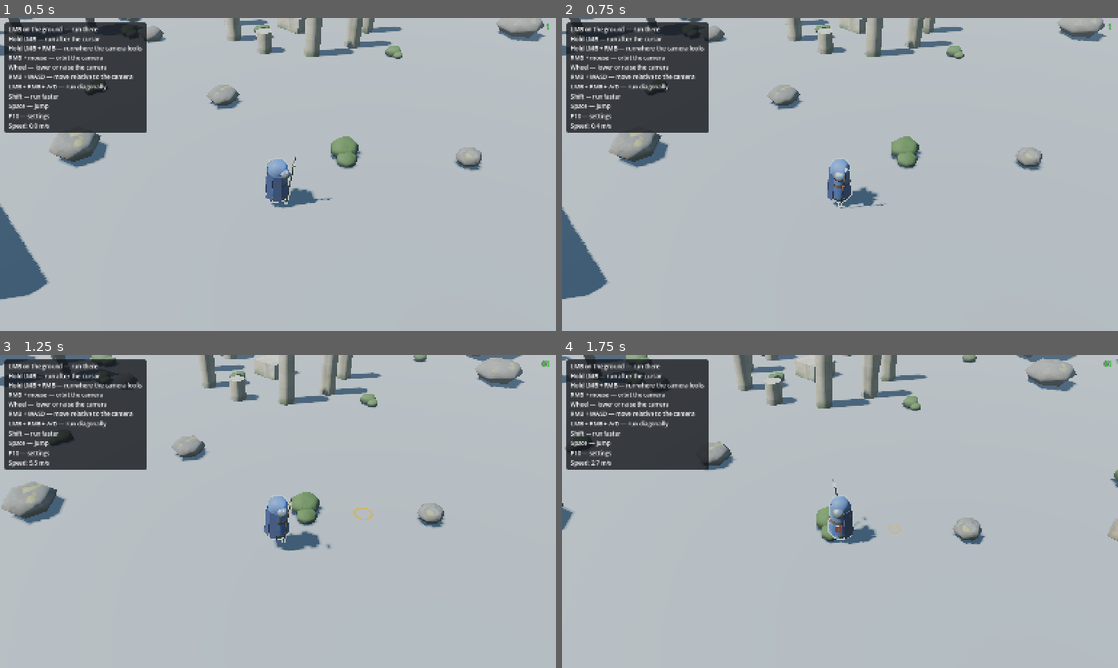
Above: before the commit, frames 1-4 (two rows, left to right).
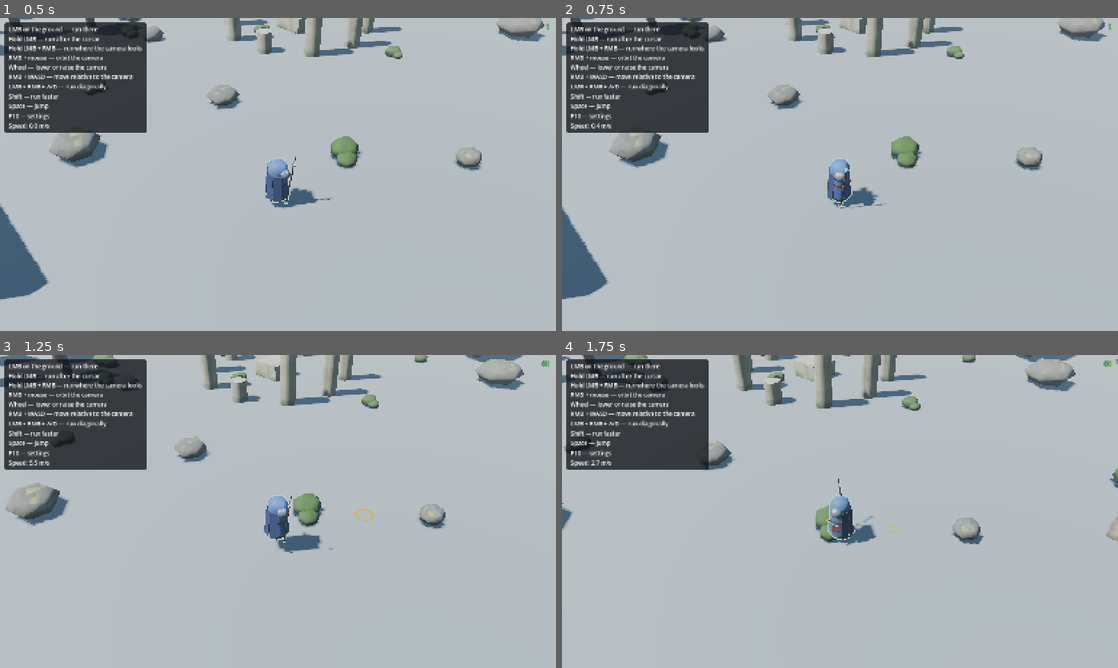
Above: after the commit, the same moments.

Repository: Maxwell-M1/iso_and_orbit_godot
Game: Godot game, scene res://gdscript/main.tscn
Same seed, same stepped clock (60 frames per second), same inputs: the game is played once before the commit and once after it.
Inputs (mouse positions are in pixels of both pictures, inside the frame that each line leads up to):
- Up to frame 1 (0.5 s): no input
- Up to frame 2 (0.75 s): tap Enter at 0.5 s; move the mouse to (962, 158) at 0.52 s; hold D (move_right) from 0.53 s (still down); right-click (962, 158) at 0.6 s; click (962, 158) at 0.67 s
- Up to frame 3 (1.25 s): keep holding D (move_right); tap Space (jump) at 0.77 s
- Up to frame 4 (1.75 s): release D (move_right) at 1.25 s; drag from (728, 527) to (812, 574) at 1.27 s

Frame 1 is identical in both runs. In frame 2, less than 0.1% of the frame differs, in the area x 0-98%, y 0-88%; in frame 3, 2.2%, in the area x 0-95%, y 0-64%; in frame 4, 0.8%.

Commit message:
Turn physics interpolation on by default and add a fullscreen setting
Without interpolation the character and the camera move in 60 Hz ticks.
On a faster monitor this shows, and with the camera following the run
the character wobbles on turns: the camera turns every frame, the
character only every tick. Interpolation is now on in project.godot and
in the settings defaults.

Settings > Display gets a Fullscreen switch (display/fullscreen). It
has no effect inside the editor's Game tab, which the hint says.

Diff:
--- a/gdscript/settings/game_settings.gd
+++ b/gdscript/settings/game_settings.gd
@@ -4,8 +4,8 @@
 ## ([code]GameSettings.LEDGE_GUARD[/code]), so they can be used in [code]match[/code].
 ##
 ## Values are stored in [member path] (a [ConfigFile]; the section and the key are the parts of the name before and
-## after "/"). The class itself applies the engine settings (FPS, V-Sync, physics interpolation, UI scale, language,
-## volume); the scene applies the settings of scene nodes: it reads [method get_value] and listens to
+## after "/"). The class itself applies the engine settings (full screen, FPS, V-Sync, physics interpolation, UI scale,
+## language, volume); the scene applies the settings of scene nodes: it reads [method get_value] and listens to
 ## [signal changed]. This way the game components know nothing about settings.
 ##
 ## A new setting: a constant with the key, a default value in [constant DEFAULTS] and, if the engine applies it,
@@ -47,6 +47,8 @@
 const CAMERA_KEEP_OUT := &"camera/keep_out_of_geometry"
 ## The camera moves closer if an obstacle hides the character (CameraArm.pull_in_on_occlusion).
 const CAMERA_PULL_IN := &"camera/pull_in_on_occlusion"
+## The window takes the whole screen. Inside the editor's Game tab the window mode does not change.
+const FULLSCREEN := &"display/fullscreen"
 const MAX_FPS := &"display/max_fps"
 const VSYNC := &"display/vsync"
 const PHYSICS_INTERPOLATION := &"display/physics_interpolation"
@@ -92,9 +94,10 @@
 	CAMERA_KEEP_AIM: true,
 	CAMERA_KEEP_OUT: true,
 	CAMERA_PULL_IN: false,
+	FULLSCREEN: false,
 	MAX_FPS: 0,  # 0 means no limit
 	VSYNC: false,
-	PHYSICS_INTERPOLATION: false,  # as physics/common/physics_interpolation in project.godot
+	PHYSICS_INTERPOLATION: true,  # as physics/common/physics_interpolation in project.godot
 	SILHOUETTE_OUTLINE: true,
 	UI_SCALE: 75.0,
 	FPS_COUNTER: true,
@@ -188,6 +191,8 @@
 
 func _apply_to_engine(key: StringName, value: Variant) -> void:
 	match key:
+		FULLSCREEN:
+			_apply_fullscreen(value)
 		MAX_FPS, VSYNC:
 			_apply_frame_rate()
 		PHYSICS_INTERPOLATION:
@@ -201,6 +206,14 @@
 			TranslationServer.set_locale(value)
 
 
+## Only switches between full screen and a window: a window that is already maximized stays so at startup.
+static func _apply_fullscreen(on: bool) -> void:
+	var mode := DisplayServer.window_get_mode()
+	var fullscreen := mode in [DisplayServer.WINDOW_MODE_FULLSCREEN, DisplayServer.WINDOW_MODE_EXCLUSIVE_FULLSCREEN]
+	if on != fullscreen:
+		DisplayServer.window_set_mode(DisplayServer.WINDOW_MODE_FULLSCREEN if on else DisplayServer.WINDOW_MODE_WINDOWED)
+
+
 ## With V-Sync, an FPS limit at the monitor's refresh rate or above only conflicts with V-Sync (240 on a 240 Hz monitor
 ## gave about 220 frames), so in that case V-Sync alone limits the frames.
 func _apply_frame_rate() -> void:
--- a/gdscript/ui/settings/settings_screen.tscn
+++ b/gdscript/ui/settings/settings_screen.tscn
@@ -540,6 +540,19 @@
 layout_mode = 2
 theme_type_variation = &"SettingsList"
 
+[node name="Fullscreen" type="CheckButton" parent="Center/Window/Layout/Tabs/Graphics/Page/List"]
+layout_mode = 2
+text = "Fullscreen"
+script = ExtResource("2_check")
+key = &"display/fullscreen"
+
+[node name="FullscreenHint" type="Label" parent="Center/Window/Layout/Tabs/Graphics/Page/List"]
+custom_minimum_size = Vector2(360, 0)
+layout_mode = 2
+theme_type_variation = &"HintLabel"
+text = "The game takes the whole screen. It does not work while the game runs inside the editor's Game tab."
+autowrap_mode = 3
+
 [node name="MaxFpsRow" type="HBoxContainer" parent="Center/Window/Layout/Tabs/Graphics/Page/List"]
 layout_mode = 2
 
--- a/project.godot
+++ b/project.godot
@@ -109,6 +109,7 @@
 [physics]
 
 3d/physics_engine="Jolt Physics"
+common/physics_interpolation=true
 
 [rendering]
 
--- a/tests/settings_window_checks.gd
+++ b/tests/settings_window_checks.gd
@@ -32,6 +32,9 @@
 	_send_button(MOUSE_BUTTON_RIGHT, false, center)
 
 	(screen.find_child("LedgeGuard") as CheckButton).button_pressed = false
+	# A headless window has no window mode to change, so only the setting is checked.
+	var settings: GameSettings = _tree.root.get_node(^"Settings")
+	(screen.find_child("Fullscreen") as CheckButton).button_pressed = true
 	var max_fps := screen.find_child("MaxFps") as OptionButton
 	max_fps.select(1)
 	max_fps.item_selected.emit(1)
@@ -57,6 +60,7 @@
 		_player.ledge_guard.enabled, Engine.max_fps, _tree.physics_interpolation, fps_counter.visible,
 		_rig.follow_movement, _rig.follow_time, follow_time_text.text, slider_locked])
 	_expect(not _player.ledge_guard.enabled, "the ledge guard switch reaches the character")
+	_expect(settings.get_value(GameSettings.FULLSCREEN), "the fullscreen switch changes its setting")
 	_expect(Engine.max_fps == 30, "the FPS limit is applied")
 	_expect(_tree.physics_interpolation != interpolation_default, "the physics interpolation switch reaches the engine")
 	_expect(not fps_counter.visible, "the FPS counter hides")
@@ -214,7 +218,8 @@
 	await _frames(1)
 	var keys_default: int = GameSettings.DEFAULTS[GameSettings.CAMERA_KEYS_MODE]
 	var steer_keys_default: int = GameSettings.DEFAULTS[GameSettings.CAMERA_STEER_KEYS_MODE]
-	_expect(_player.ledge_guard.enabled and Engine.max_fps == 0 and _tree.physics_interpolation == interpolation_default
+	_expect(_player.ledge_guard.enabled and not settings.get_value(GameSettings.FULLSCREEN) and Engine.max_fps == 0
+			and _tree.physics_interpolation == interpolation_default
 			and fps_counter.visible
 			and not _rig.follow_movement and not _rig.follow_pitch and input.hide_cursor_while_held
 			and max_fps.get_selected_id() == 0 and not pitch_angle.editable
Not shown, changed: l10n/ui/es.po
Not shown, changed: l10n/ui/ja.po
Not shown, changed: l10n/ui/pt_BR.po
Not shown, changed: l10n/ui/ru.po
Not shown, changed: l10n/ui/tr.po
Not shown, changed: l10n/ui/zh_CN.po
Not shown, changed: docs/en/architecture.md
Not shown, changed: docs/en/glossary.md
Not shown, changed: docs/en/known-issues.md
Not shown, changed: docs/en/project-setup.md
Not shown, changed: docs/en/settings.md
Not shown, changed: docs/en/systems/ui.md
(and 36 more such lines)
